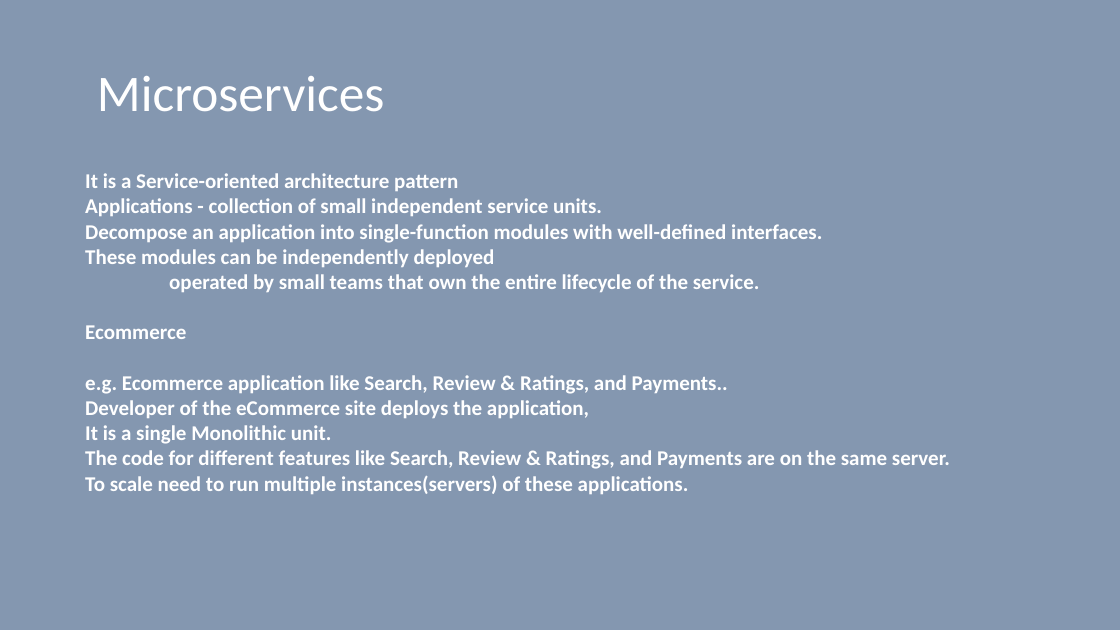
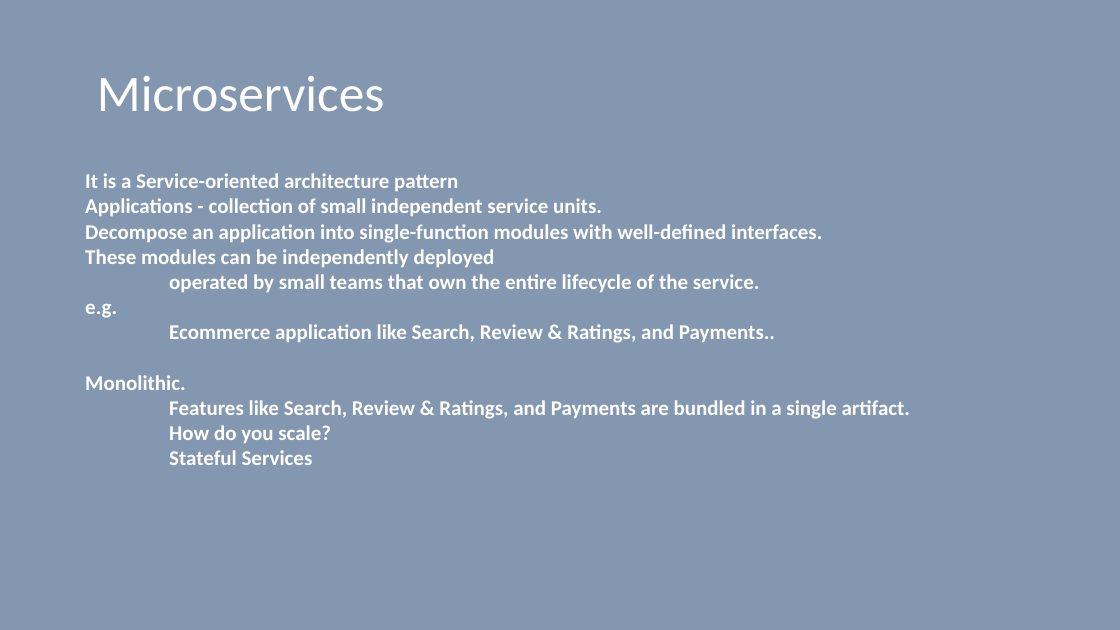
Before and after one commit to vilasvarghese/microservices, a slide deck: slide 6 of training/day1/1MicroservicesDay1.pptx (slide 8 before the commit). Drawn at 1120x630 pixels with LibreOffice and Linux fonts; fonts in the diff are those of the drawing. Boxes give left, top, right and bottom in pixels: in the first picture for what was removed or moved away, otherwise in the second. Text is boxed around its words. In the diff, an @@ line names an element or a change of style, - is before the commit and + after.

```diff
--- a/training/day1/1MicroservicesDay1.pptx
+++ b/training/day1/1MicroservicesDay1.pptx
@@ text at (x1=85, y1=304, x2=910, y2=465): text changed @@
-Ecommerce
-e.g. Ecommerce application like Search, Review & Ratings, and Payments..
-Developer of the eCommerce site deploys the application,
-It is a single Monolithic unit.
-The code for different features like Search, Review & Ratings, and Payments are on the same server.
-To scale need to run multiple instances(servers) of these applications.
+e.g.
+Ecommerce application like Search, Review & Ratings, and Payments..
+Monolithic.
+Features like Search, Review & Ratings, and Payments are bundled in a single artifact.
+How do you scale?
+Stateful Services
```
Also in this commit, not shown: 5 other slides changed, 2 slides removed, 31 other files.
